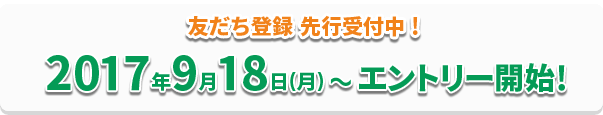
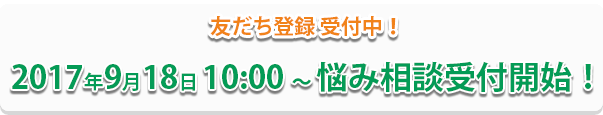
Before/after of a 603×115 layered artwork. What changed in the layer stack:
renamed "友だち登録 先行受付中！" to "友だち登録 受付中！", painted on it over [188, 15, 418, 37]
renamed "2017年9月18日(月) ～ エントリー開始！" to "2017年9月18日 10:00 ～ 悩み相談受付開始！", painted on it over [12, 55, 591, 93]
